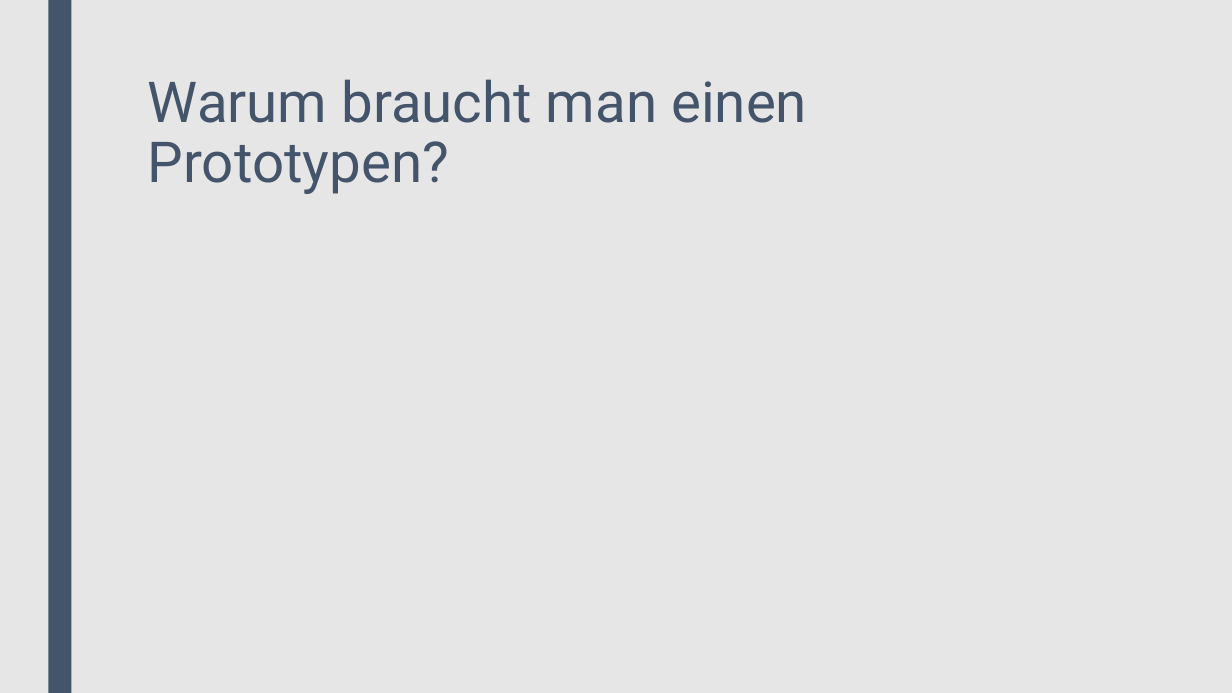
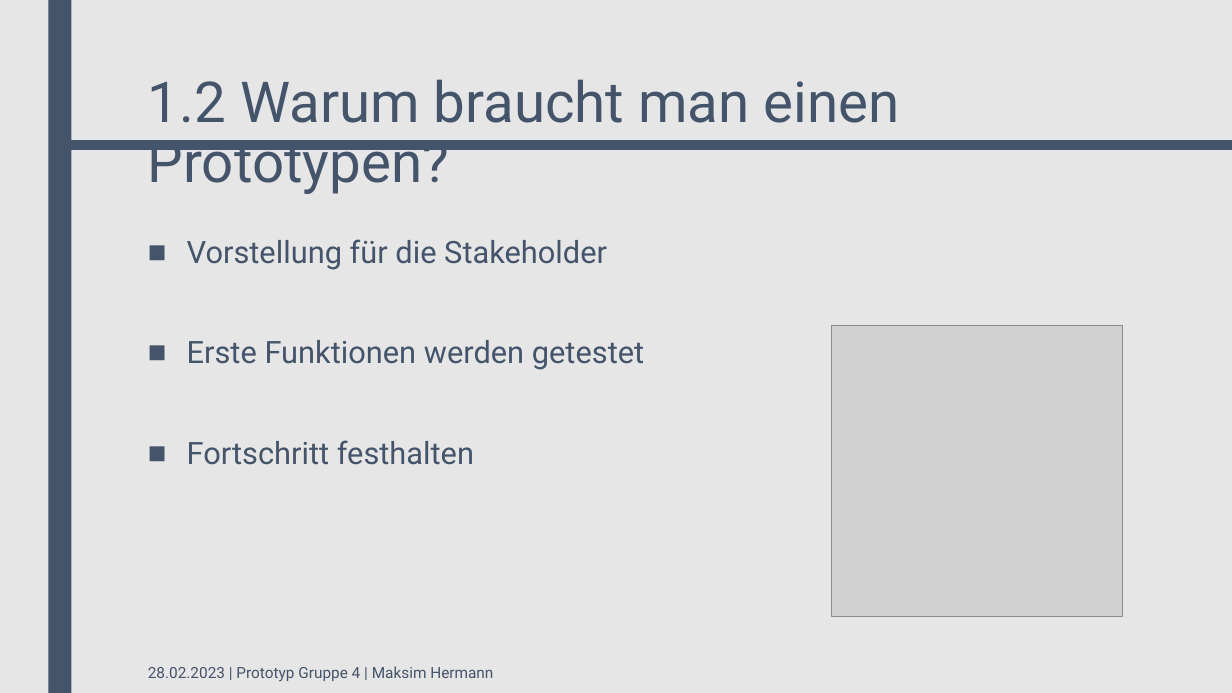
Before and after one commit to xannywise/StaffManagementTool, a slide deck: slide 5 of 02_Milensteine/Meilenstein III/Gruppe3_MeilensteinIII_Prototyp.pptx. Drawn at 1232x693 pixels with LibreOffice and Linux fonts; fonts in the diff are those of the drawing; grey boxes stand for pictures. Boxes give left, top, right and bottom in pixels: in the first picture for what was removed or moved away, otherwise in the second. Text is boxed around its words. In the diff, an @@ line names an element or a change of style, - is before the commit and + after.

Commit message:
Maksim - Meilenstein III update

```diff
--- a/02_Milensteine/Meilenstein III/Gruppe3_MeilensteinIII_Prototyp.pptx
+++ b/02_Milensteine/Meilenstein III/Gruppe3_MeilensteinIII_Prototyp.pptx
@@ title at bbox=[148, 79, 900, 194]: text changed @@
-Warum braucht man einen Prototypen?
+1.2 Warum braucht man einen Prototypen?
@@ rectangle added at bbox=[65, 141, 1232, 149], fill #44546A, outline #44546A 2.75 pt @@
@@ text added at bbox=[187, 239, 644, 465], 24 pt, text #44546A @@
+■ Vorstellung für die Stakeholder
+■ Erste Funktionen werden getestet
+■ Fortschritt festhalten
@@ picture added at bbox=[832, 326, 1123, 617] @@
@@ text added at bbox=[148, 666, 493, 681], 12 pt, text #44546A @@
+28.02.2023 | Prototyp Gruppe 4 | Maksim Hermann
```
Also in this commit, not shown: 8 other slides changed, 6 slides added, 1 slide removed, 14 other files.
